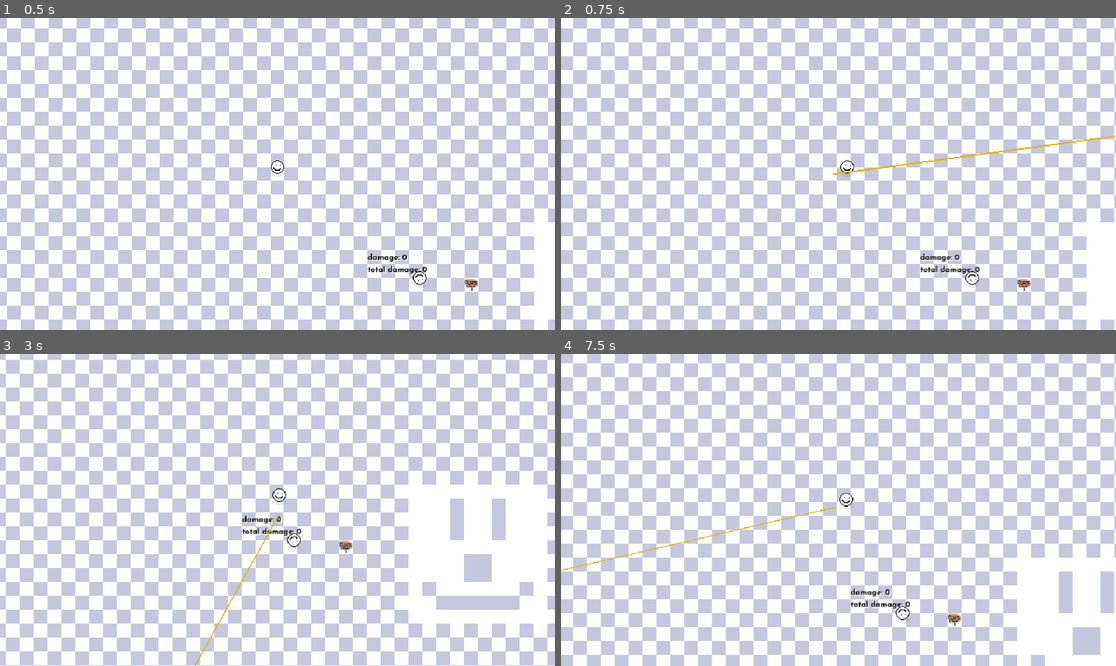
Above: before the commit, frames 1-4 (two rows, left to right).
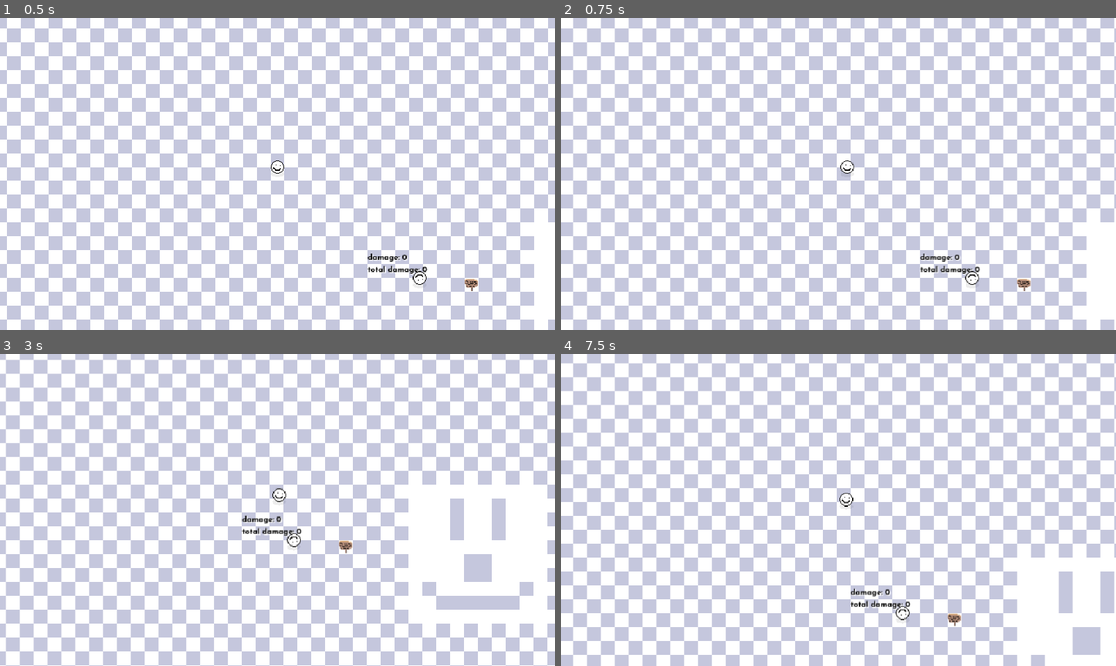
Above: after the commit, the same moments.

Repository: chris-pitre/Space-Cowboy
Game: Godot game, scene res://scenes/main.tscn
Same seed, same stepped clock (60 frames per second), same inputs: the game is played once before the commit and once after it.
Inputs (mouse positions are in pixels of both pictures, inside the frame that each line leads up to):
- Up to frame 1 (0.5 s): no input
- Up to frame 2 (0.75 s): tap Enter at 0.5 s; move the mouse to (960, 158) at 0.52 s; hold D (move_right) from 0.53 s (still down); click (960, 158) at 0.6 s
- Up to frame 3 (3 s): tap Space (jump) at 0.77, 1.52 s; move the mouse to (166, 525) at 1.27 s; release D (move_right) at 1.28 s; hold S (move_down) 1.28-2.03 s; tap F (interact) at 1.35 s; move the mouse to (333, 441) at 2.02 s; hold D (move_right) 2.03-2.78 s; hold Ctrl (walk) 2.03-2.78 s; move the mouse to (249, 572) at 2.77 s; hold W (move_up) from 2.78 s (still down); click (249, 572) at 2.85 s
- Up to frame 4 (7.5 s): tap Space (jump) at 3.02, 3.77, 4.52, 6.02, 6.77 s; move the mouse to (1005, 556) at 3.52 s; release W (move_up) at 3.53 s; hold A (move_left) 3.53-5.03 s; tap F (interact) at 3.6, 5.85 s; tap R (reload) at 4.15 s; move the mouse to (672, 463) at 4.27 s; tap Ctrl (walk) at 4.35 s; move the mouse to (866, 510) at 5.02 s; hold S (move_down) 5.03-5.78 s; click (866, 510) at 5.1 s; move the mouse to (755, 432) at 5.77 s; hold D (move_right) 5.78-6.53 s; move the mouse to (960, 494) at 6.52 s; hold W (move_up) 6.53-7.28 s; hold Ctrl (walk) 6.53-7.28 s; move the mouse to (727, 525) at 7.27 s; hold D (move_right) from 7.28 s (still down); click (727, 525) at 7.35 s

Frame 1 is identical in both runs. In frame 2, 0.3% of the frame differs, in the area x 49-100%, y 37-51%; in frame 3, 0.1%; in frame 4, 0.2%.

Commit message:
bullet trail fix

Diff:
--- a/scenes/actors/player/bullet/bullet_tracer.gd
+++ b/scenes/actors/player/bullet/bullet_tracer.gd
@@ -1,9 +1,11 @@
 extends Line2D
 
-func animate(origin, end):
-	add_point(origin)
-	add_point(end)
+var origin: Vector2
+var end: Vector2
+var new_end: Vector2
 
-	var tween = get_tree().create_tween()
-	tween.tween_property(self, "modulate", Color(0, 0, 0, 0), .5).set_trans(Tween.TRANS_EXPO)
-	tween.tween_callback(queue_free)
+func _physics_process(delta):
+	origin = origin.move_toward(end, 50)
+	new_end = new_end.move_toward(end, 80)
+	set_point_position(0, origin)
+	set_point_position(1, new_end)
--- a/scenes/actors/player/bullet/bullet_tracer.tscn
+++ b/scenes/actors/player/bullet/bullet_tracer.tscn
@@ -2,13 +2,15 @@
 
 [ext_resource type="Script" path="res://scenes/actors/player/bullet/bullet_tracer.gd" id="1_adj80"]
 
-[sub_resource type="Gradient" id="Gradient_fhth7"]
-colors = PackedColorArray(0.885828, 0.730332, 0.136577, 1, 0.87451, 0.87451, 0, 1)
+[sub_resource type="Curve" id="Curve_4s2kw"]
+max_value = 2.0
+_data = [Vector2(0, 1), 0.0, 2.00976, 0, 0, Vector2(1, 2), 0.0, 0.0, 0, 0]
+point_count = 2
 
 [node name="BulletTracer" type="Line2D"]
-width = 1.5
+width = 2.0
+width_curve = SubResource("Curve_4s2kw")
 default_color = Color(0.87451, 0.87451, 0, 1)
-gradient = SubResource("Gradient_fhth7")
 joint_mode = 1
 begin_cap_mode = 2
 end_cap_mode = 2
--- a/scenes/actors/player/states/player_shooting.gd
+++ b/scenes/actors/player/states/player_shooting.gd
@@ -7,7 +7,7 @@
 func enter() -> void:
 	actor.ammo -= 1
 	print(actor.ammo)
-	var bullet_direction = actor.get_local_mouse_position().normalized() * 4096
+	var bullet_direction = actor.get_local_mouse_position().normalized() * 1024
 	var spread = randf_range(-0.0075, 0.0075)
 	if state_machine.last_state != state_machine.states["Walking"] or state_machine.last_state != state_machine.states["Idle"]:
 		bullet_direction = bullet_direction.rotated(spread)
@@ -17,12 +17,16 @@
 
 	var bullet = bullet_tracer.instantiate()
 	get_parent().add_child(bullet)
+	bullet.origin = -actor.to_local(Vector2.ZERO)
+	bullet.add_point(bullet.origin)
 	if result:
-		bullet.animate(-actor.to_local(Vector2.ZERO), result.position)
+		bullet.end = result.position
 		if result.collider.has_method("is_hit"):
 			result.collider.is_hit(1)
 	else:
-		bullet.animate(-actor.to_local(Vector2.ZERO), bullet_direction)
+		bullet.end = actor.to_global(bullet_direction)
+	bullet.new_end = bullet.origin
+	bullet.add_point(bullet.new_end)
 
 	state_machine.next_state = state_machine.last_state
 
--- a/scenes/environment/level.tscn
+++ b/scenes/environment/level.tscn
@@ -52,13 +52,7 @@
 
 [node name="Player" parent="Actors" instance=ExtResource("1_kwycl")]
 position = Vector2(8, 8)
-ammo = 6
-hp = 10.0
-speed = 128.0
 acceleration = 20.0
-cast_shadow = true
-shadow_size = 8
-pathfind_movement = false
 
 [node name="Camera2D" type="Camera2D" parent="Actors/Player"]
 process_callback = 0
@@ -67,11 +61,6 @@
 
 [node name="Dummy" parent="Actors" instance=ExtResource("3_j08b4")]
 position = Vector2(172, 136)
-hp = 10.0
-speed = 128.0
-acceleration = 5.0
-shadow_size = 8
-pathfind_movement = false
 
 [node name="Environment" type="Node2D" parent="."]
 y_sort_enabled = true
